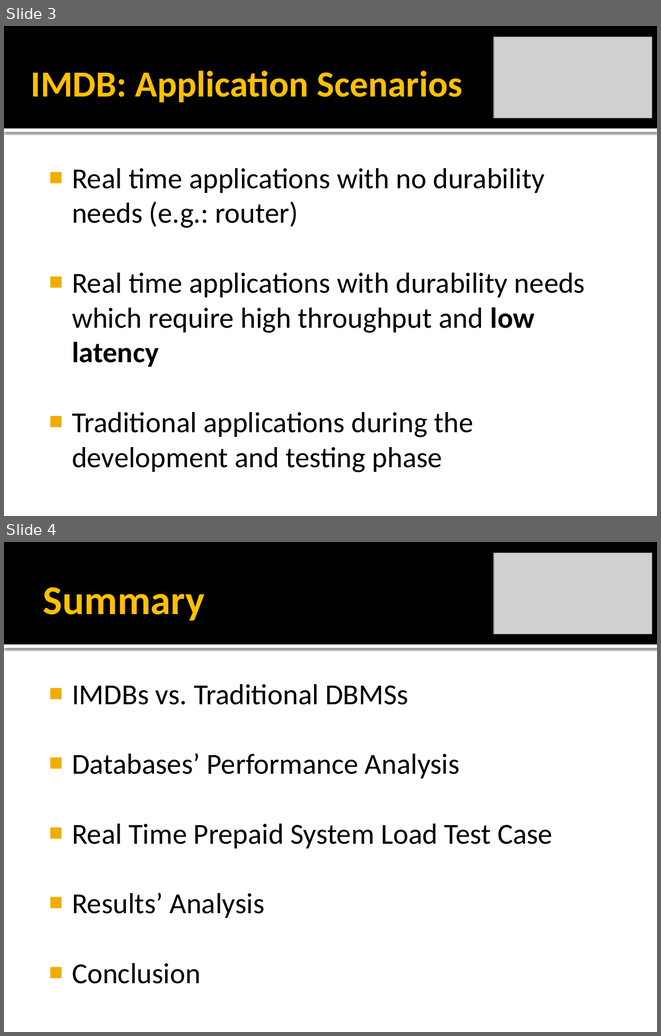
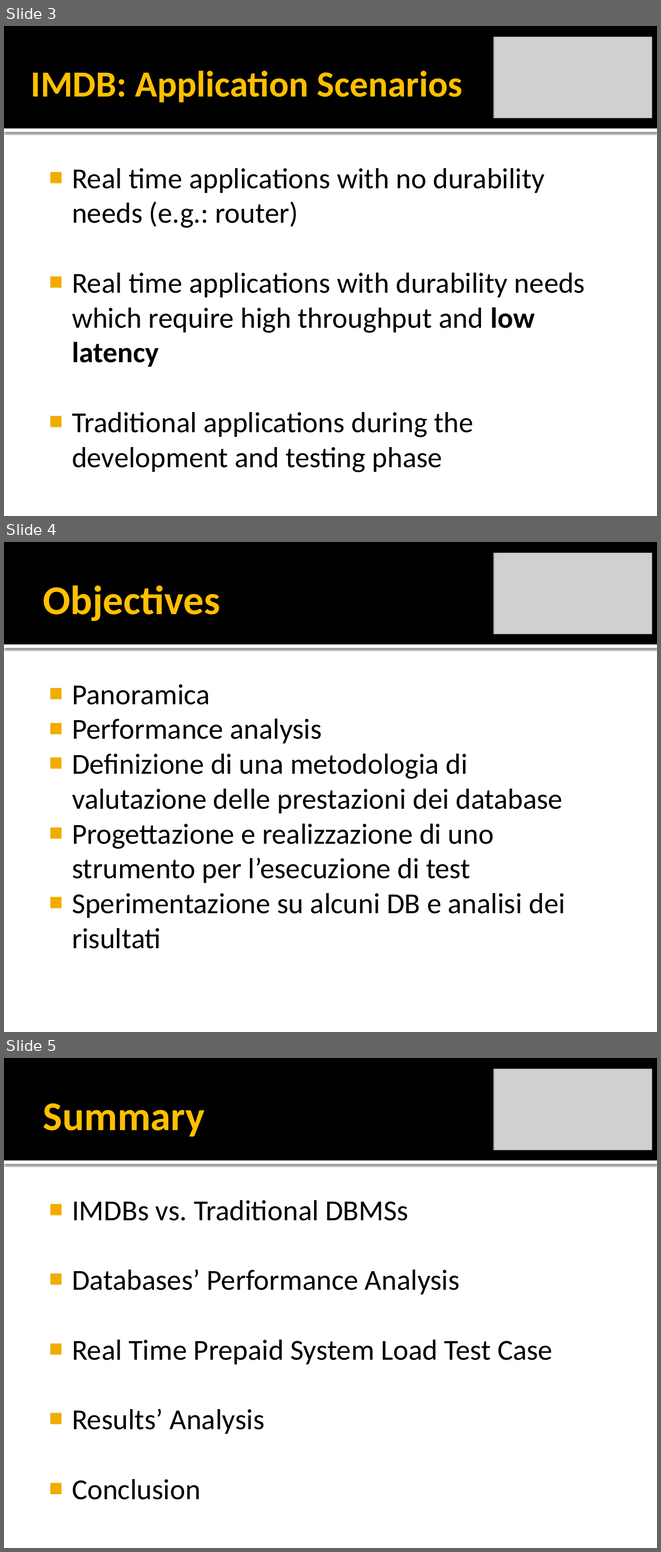
Before and after one commit to rickilama54/portable-db-bench, a slide deck: tesi/presentazione/Barbagallo-IMDB.pptx. Shown one above the other, each under a label of ours: slides 3 and 4 before the commit, slides 3, 4 and 5 after it. The pictures are 661x1036 and 661x1552 pixels, drawn with LibreOffice and Linux fonts; fonts in the diff are those of the drawing; grey boxes stand for pictures. Boxes give left, top, right and bottom in pixels: in the first picture for what was removed or moved away, otherwise in the second. Text is boxed around its words. In the diff, an @@ line names an element or a change of style, - is before the commit and + after.

```diff
--- a/tesi/presentazione/Barbagallo-IMDB.pptx
+++ b/tesi/presentazione/Barbagallo-IMDB.pptx
@@ slide 4 added at (4,542,657,1032), background #FFFFFF; not listed: 2 template elements that a slide beside it also shows @@
@@ picture added at (494,553,652,634) @@
@@ title added at (43,585,220,621), 45 pt, text #FFC000, bold @@
+Objectives
@@ text added at (72,684,565,949), 32 pt, text #000000 @@
+■ Panoramica
+■ Performance analysis
+■ Definizione di una metodologia di valutazione delle prestazioni dei database
+■ Progettazione e realizzazione di uno strumento per l’esecuzione di test
+■ Sperimentazione su alcuni DB e analisi dei risultati
@@ what was slide 4 is now slide 5 @@
```
Also in this commit, not shown: 1 slide removed.
